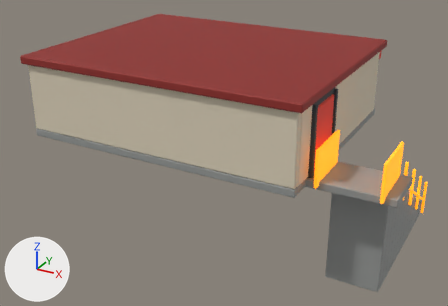
The glTF model public/models/second_floor.glb: old version first, new version second.
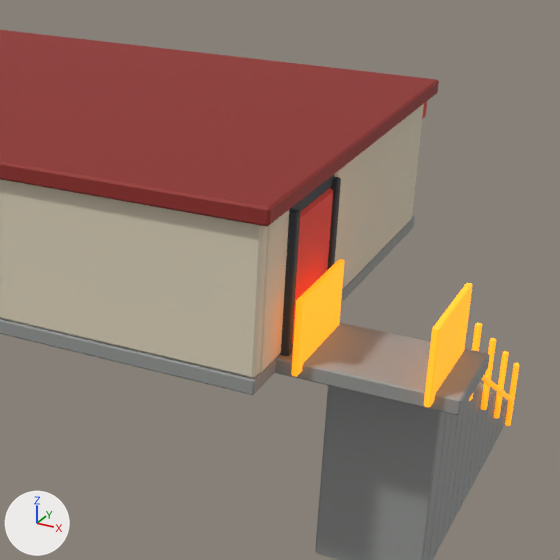
Each version appears first whole from a 50 mm camera at (9.96, -18.52, 11.12) aimed at (0.69, -1.66, 2.69), and next in a close-up on the part from 37% to 100% of the width and 0% to 92% of the height. Every picture has the same lights, and +X, +Y and +Z are marked at lower left. The first two pictures are the older version. Where no turn or scale is listed for an object, it has been applied to the vertices.

In view in the first close-up: 'LandingRail', 'LandingRail.001', 'StairStep13', 'StairStep14', 'UpperBackWall', 'UpperDoor', 'UpperDoorFrame.001', 'UpperFloor', 'UpperLanding', 'UpperRightWallBack', 'UpperRightWallFront', 'UpperRoof' and 20 more.
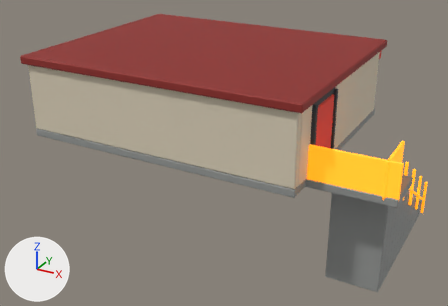
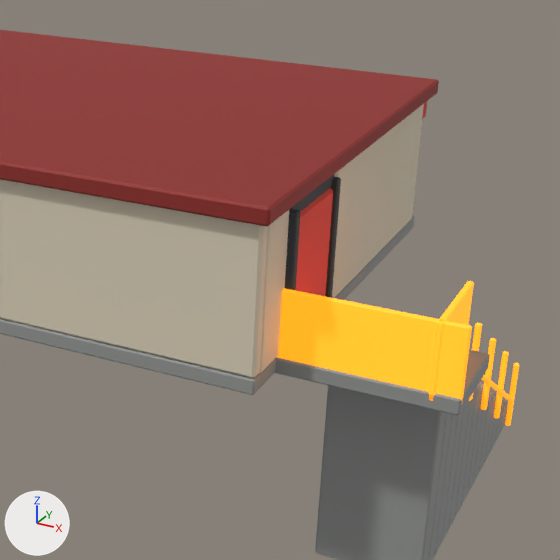
Where the change shows, as pixel boxes (x1, y1, x2, y2) in the close-ups (560 x 560 px):
```json
{"object": "LandingRailBack", "change": "added", "after": [277, 288, 472, 404]}
{"object": "LandingRail", "change": "deleted", "before": [291, 259, 344, 377], "on screen": "orange"}
{"object": "LandingRail.001", "change": "moved", "before": [424, 283, 472, 408], "after": [428, 281, 474, 401]}
{"object": "UpperLanding", "change": "unchanged, covered by the edit", "before": [275, 323, 490, 415], "after": [275, 350, 490, 415]}
```

The change, as JSON lines over the scene's bpy script:
```json
{"op": "add", "block": "me_cube_082_1", "code": ["me_cube_082_1 = bpy.data.meshes.new('Cube.082')", "me_cube_082_1.from_pydata(...)  # 24 vertices, 44 faces; spans x -1.28..1.28, y -0.04..0.04, z -0.56..0.56", "me_cube_082_1.materials.append(mat_safety_yellow)  # orange #ffb835, glowing orange #ff8d00"]}
{"op": "remove", "block": "ob_landingrail", "code": ["ob_landingrail = bpy.data.objects.new('LandingRail', me_cube_082)", "ob_landingrail.location = (4.92, -3.48, 4.12)"]}
{"op": "set", "path": "ob_landingrail_001.location", "old": "(6.72, -3.48, 4.12)", "new": "(6.72, -3.35, 4.12)"}
{"op": "add", "block": "ob_landingrailback", "code": ["ob_landingrailback = bpy.data.objects.new('LandingRailBack', me_cube_082_1)", "ob_landingrailback.location = (5.82, -4.06, 4.12)"]}
```
